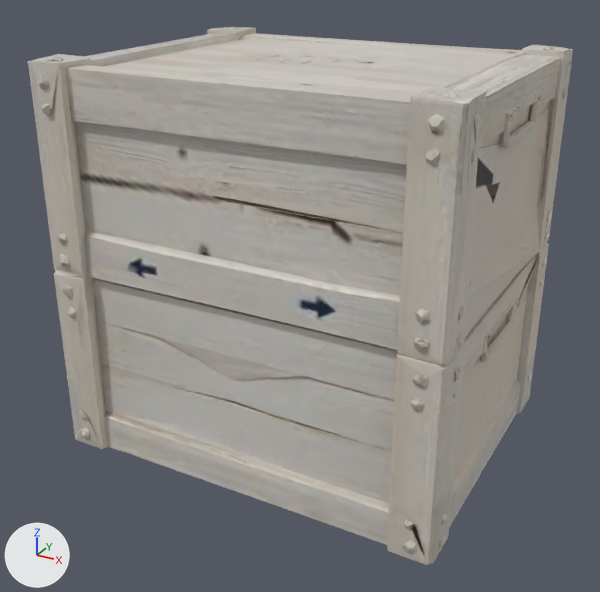
The glTF model assets/models/prop_crates.glb, before and after one commit.
Rendered twice from a 50 mm camera at (1.72, -3.24, 1.38) aimed at (-0.01, -0.1, -0.19). Lighting does not change. The marker at lower left points along +X, +Y and +Z. The first picture is the older version. Where no turn or scale is listed for an object, it has been applied to the vertices. Vertices at exactly the same position are counted once.
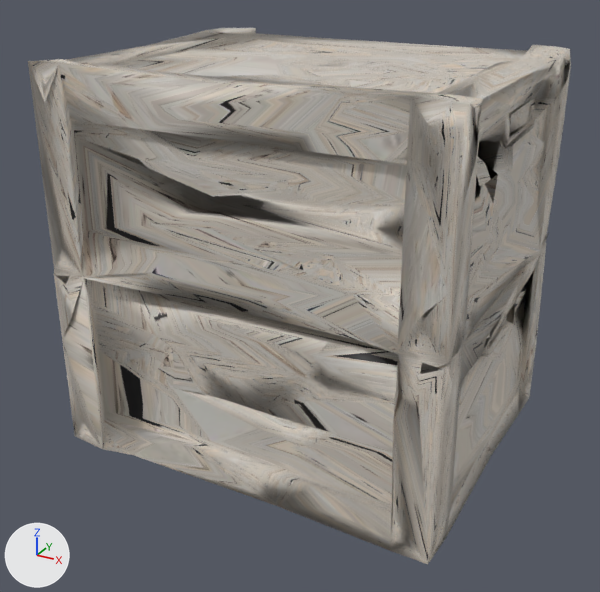
Where the newer file only moved an object's origin or applied its transform, the numbers keep the older frame.

The change, as a list of edits to the scene's bpy script:
```text
Change mat_material_0:
    where n3 = _N.new('ShaderNodeMapping'); n3.name = 'Mapping'
    n3.inputs[3].default_value: (16.0, 15.94, 1.0) -> (16.0, 15.93, 1.0)  # 'Scale'
Change me_mesh_0:
    used by ob_mesh_0; location = (-0.949, 0.767, -0.916)
    remove me_mesh_0.from_pydata(...)  # 2486 vertices, 4975 faces; spans x 0.0..1.9, y -1.53..0.0, z 0.0..1.83
    add me_mesh_0.from_pydata(...)  # 804 vertices, 1672 faces; spans x 0.0..1.89, y -1.53..0.0, z 0.0..1.82
    me_mesh_0 part 1: 1 vertex moved within x 0.01, y -0.13, z 0.85; 1678 vertices removed from x 0.0..1.9, y -1.53..0.0, z 0.0..1.83
    me_mesh_0 part 2: 3 vertices removed from x 1.37..1.49, y -1.17..-1.1, z 1.77
    me_mesh_0 part 3: 381 kept faces spanning x 0.01..1.88, y -1.51..-0.02, z 0.0..1.82 get new texture (UV) coordinates
    other edits to the shape of me_mesh_0 do not show in these pictures
```

Location of each change, (x1, y1, x2, y2) in pixels of the pictures (600 x 592 px):
'Mesh_0', surface changed, reshaped
    before: (27, 27, 573, 565)
    after: (28, 28, 571, 564)
part 1 of me_mesh_0, reshaped
    before: (27, 27, 573, 565)
part 2 of me_mesh_0, deleted
    before: (352, 79, 461, 92)
part 3 of me_mesh_0, surface changed
    both: (29, 33, 562, 559)
